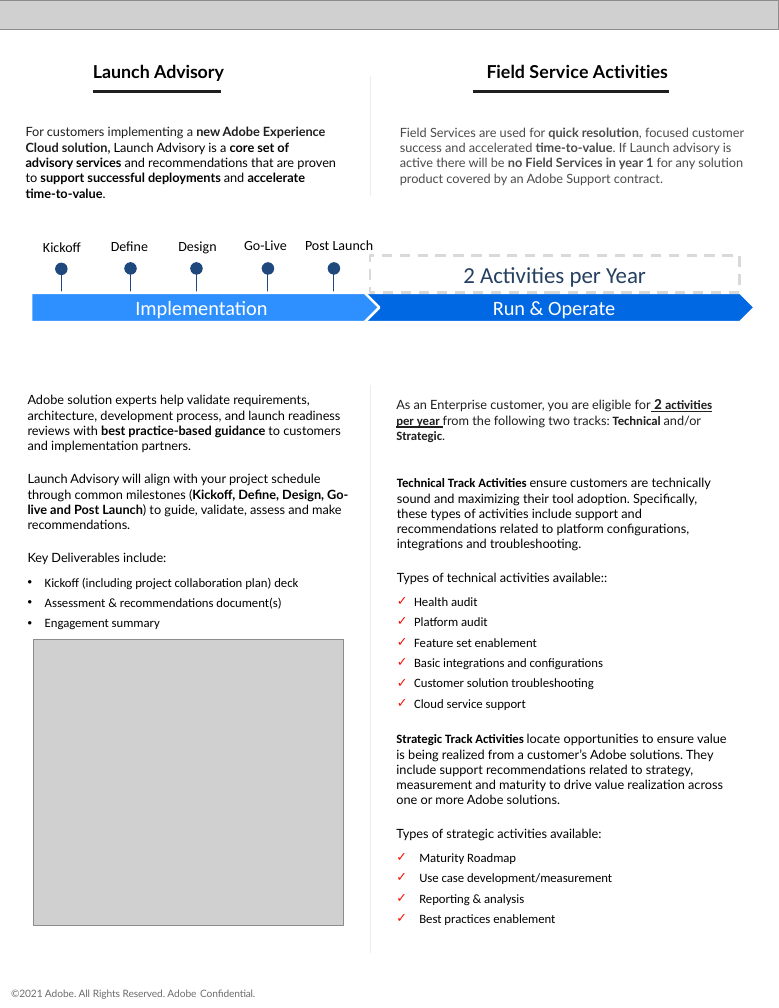
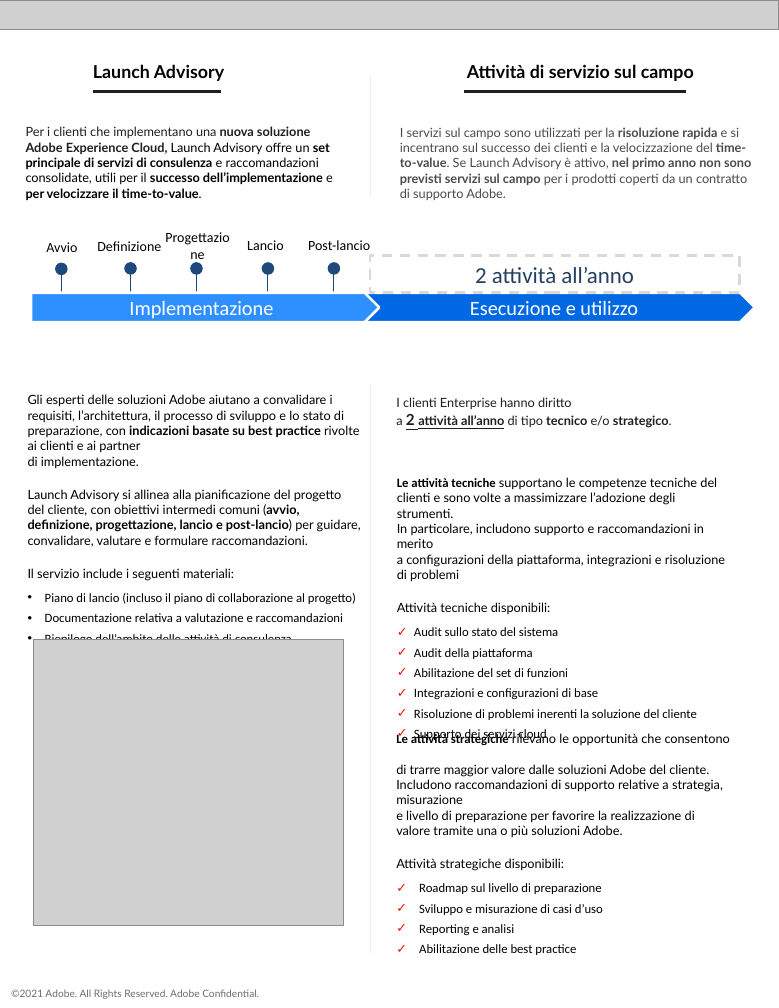
Before and after one commit to AdobeDocs/support-resources.it-IT, a slide deck: slide 3 of help/data-sheets/assets/EnterpriseSupportDatasheet.pptx. Drawn at 779x1008 pixels with LibreOffice and Linux fonts; fonts in the diff are those of the drawing; grey boxes stand for pictures. Boxes give left, top, right and bottom in pixels: in the first picture for what was removed or moved away, otherwise in the second. Text is boxed around its words. In the diff, an @@ line names an element or a change of style, - is before the commit and + after.

```diff
--- a/help/data-sheets/assets/EnterpriseSupportDatasheet.pptx
+++ b/help/data-sheets/assets/EnterpriseSupportDatasheet.pptx
@@ text at (467, 64, 694, 81): text changed @@
-Field Service Activities
+Attività di servizio sul campo
@@ freeform shape: place and size @@
-freeform shape at (474, 92, 670, 97)
+freeform shape at (464, 92, 686, 98)
@@ text at (26, 126, 333, 200): text changed @@
-For customers implementing a new Adobe Experience Cloud solution, Launch Advisory is a core set of advisory services and recommendations that are proven to support successful deployments and accelerate time-to-value.
+Per i clienti che implementano una nuova soluzione Adobe Experience Cloud, Launch Advisory offre un set principale di servizi di consulenza e raccomandazioni consolidate, utili per il successo dell’implementazione e per velocizzare il time-to-value.
@@ text at (400, 127, 751, 200): text changed @@
-Field Services are used for quick resolution, focused customer success and accelerated time-to-value. If Launch advisory is active there will be no Field Services in year 1 for any solution product covered by an Adobe Support contract.
+I servizi sul campo sono utilizzati per la risoluzione rapida e si incentrano sul successo dei clienti e la velocizzazione del time-to-value. Se Launch Advisory è attivo, nel primo anno non sono previsti servizi sul campo per i prodotti coperti da un contratto di supporto Adobe.
@@ text at (46, 242, 77, 252): text changed @@
-Kickoff
+Avvio
@@ text at (97, 241, 161, 251): text changed @@
-Define
+Definizione
@@ text at (247, 240, 283, 250): text changed @@
-Go-Live
+Lancio
@@ text at (308, 240, 370, 250): text changed @@
-Post Launch
+Post-lancio
@@ text in rectangle at (475, 267, 634, 283): text changed @@
-2 Activities per Year
+2 attività all’anno
@@ text in pentagon arrow at (129, 301, 273, 319): text changed @@
-Implementation
+Implementazione
@@ text in pentagon arrow at (470, 301, 638, 315): text changed @@
-Run & Operate
+Esecuzione e utilizzo
@@ text at (28, 394, 361, 640): text changed @@
-Adobe solution experts help validate requirements, architecture, development process, and launch readiness reviews with best practice-based guidance to customers and implementation partners.
-Launch Advisory will align with your project schedule through common milestones (Kickoff, Define, Design, Go-live and Post Launch) to guide, validate, assess and make recommendations.
-Key Deliverables include:
-• Kickoff (including project collaboration plan) deck
-• Assessment & recommendations document(s)
-• Engagement summary
+Gli esperti delle soluzioni Adobe aiutano a convalidare i requisiti, l’architettura, il processo di sviluppo e lo stato di preparazione, con indicazioni basate su best practice rivolte ai clienti e ai partner
+di implementazione.
+Launch Advisory si allinea alla pianificazione del progetto
+del cliente, con obiettivi intermedi comuni (avvio, definizione, progettazione, lancio e post-lancio) per guidare, convalidare, valutare e formulare raccomandazioni.
+Il servizio include i seguenti materiali:
+• Piano di lancio (incluso il piano di collaborazione al progetto)
+• Documentazione relativa a valutazione e raccomandazioni
+• Riepilogo dell’ambito delle attività di consulenza
@@ text at (396, 397, 672, 427): text changed @@
-As an Enterprise customer, you are eligible for 2 activities per year from the following two tracks: Technical and/or Strategic.
+I clienti Enterprise hanno diritto
+a 2 attività all’anno di tipo tecnico e/o strategico.
@@ text at (397, 477, 725, 720): text changed @@
-Technical Track Activities ensure customers are technically sound and maximizing their tool adoption. Specifically, these types of activities include support and recommendations related to platform configurations, integrations and troubleshooting.
-Types of technical activities available::
-✓ Health audit
-✓ Platform audit
-✓ Feature set enablement
-✓ Basic integrations and configurations
-✓ Customer solution troubleshooting
-✓ Cloud service support
+Le attività tecniche supportano le competenze tecniche del clienti e sono volte a massimizzare l’adozione degli strumenti.
+In particolare, includono supporto e raccomandazioni in merito
+a configurazioni della piattaforma, integrazioni e risoluzione
+di problemi
+Attività tecniche disponibili:
+✓ Audit sullo stato del sistema
+✓ Audit della piattaforma
+✓ Abilitazione del set di funzioni
+✓ Integrazioni e configurazioni di base
+✓ Risoluzione di problemi inerenti la soluzione del cliente
+✓ Supporto dei servizi cloud
@@ text at (96, 519, 177, 532): text changed @@
-Design
+Progettazione
@@ text at (396, 732, 730, 935): text changed @@
-Strategic Track Activities locate opportunities to ensure value is being realized from a customer’s Adobe solutions. They include support recommendations related to strategy, measurement and maturity to drive value realization across one or more Adobe solutions.
-Types of strategic activities available:
-✓ Maturity Roadmap
-✓ Use case development/measurement
-✓ Reporting & analysis
-✓ Best practices enablement
+Le attività strategiche rilevano le opportunità che consentono
+di trarre maggior valore dalle soluzioni Adobe del cliente. Includono raccomandazioni di supporto relative a strategia, misurazione
+e livello di preparazione per favorire la realizzazione di valore tramite una o più soluzioni Adobe.
+Attività strategiche disponibili:
+✓ Roadmap sul livello di preparazione
+✓ Sviluppo e misurazione di casi d’uso
+✓ Reporting e analisi
+✓ Abilitazione delle best practice
@@ text "©2021 Adobe. All Rights Reserved. ..." at (11, 989, 259, 999): letter spacing -0.1 to 0 pt @@
```
Also in this commit, not shown: 3 other slides changed, 7 other files.
